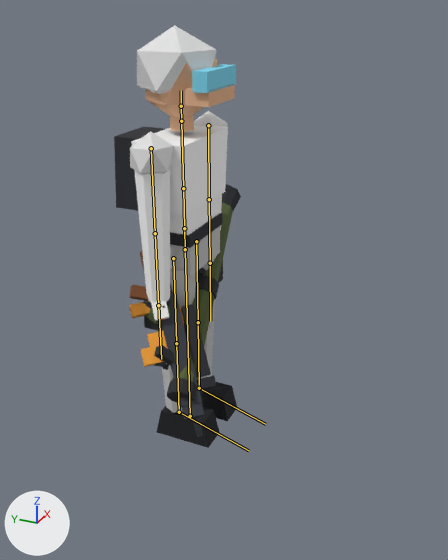
The glTF model client/public/models/player.glb as it was, and as the next commit left it.
One viewpoint serves both versions: a 50 mm camera at (-2.26, -1.21, 1.92) aimed at (-0.1, -0.23, 0.84). Arrows for +X, +Y and +Z are at lower left; the lights stay in place. The older version comes first. The bones that change, and the others that lie on the model, are drawn over the model as lines.

Objects in the first picture: 'Player', 'weapon_ak5', 'weapon_bandage', 'weapon_carl_gustaf', 'weapon_grenade', 'weapon_revolver', 'weapon_sniper'.
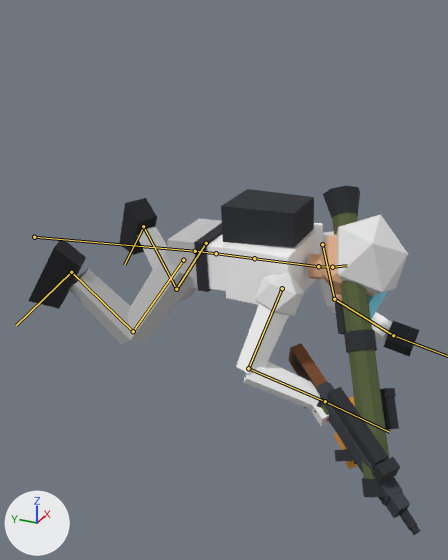
The newer file adds an action. The first version stands in its rest pose; the second is drawn at frame 20 of the action 'dive_fwd'.

Location of each change, [x1, y1, x2, y2] in pixels of the pictures (448 x 560 px):
'Player', posed (216% wider, 47% shorter)
    before: [114, 25, 237, 448]
    after: [28, 189, 419, 412]
'weapon_carl_gustaf', posed (12% narrower, 42% taller)
    before: [154, 184, 241, 403]
    after: [323, 186, 399, 498]
'weapon_sniper', posed
    before: [140, 251, 216, 437]
    after: [288, 343, 420, 535]
'weapon_ak5', posed (72% wider)
    before: [129, 256, 202, 432]
    after: [291, 353, 417, 530]
'weapon_bandage', posed
    before: [151, 300, 169, 321]
    after: [311, 405, 329, 426]
'weapon_revolver', posed (not visible afterwards)
    before: [129, 285, 169, 370]
'weapon_grenade', posed (mostly hidden afterwards)
    before: [145, 306, 182, 324]
    after: [321, 396, 329, 415]
bone 'root', root to tip
    before: (190, 416) to (185, 249)
    after: (34, 237) to (195, 251)
bone 'hips', root to tip
    before: (185, 249) to (184, 228)
    after: (195, 251) to (216, 253)
bone 'spine', root to tip
    before: (184, 228) to (183, 188)
    after: (216, 253) to (254, 258)
bone 'chest', root to tip
    before: (183, 188) to (181, 121)
    after: (254, 258) to (318, 266)
bone 'neck', root to tip
    before: (181, 121) to (181, 106)
    after: (318, 266) to (332, 267)
bone 'head', root to tip
    before: (181, 106) to (181, 90)
    after: (332, 267) to (347, 265)
bone 'upper_arm_L', root to tip
    before: (208, 125) to (209, 199)
    after: (322, 244) to (334, 299)
bone 'forearm_L', root to tip
    before: (209, 199) to (210, 263)
    after: (334, 299) to (393, 335)
bone 'upper_arm_R', root to tip
    before: (151, 148) to (155, 233)
    after: (282, 288) to (248, 368)
bone 'forearm_R', root to tip
    before: (155, 233) to (158, 305)
    after: (248, 368) to (325, 401)
bone 'hand_R', root to tip
    before: (158, 305) to (161, 359)
    after: (325, 401) to (389, 432)
bone 'thigh_L', root to tip
    before: (196, 241) to (198, 322)
    after: (206, 243) to (176, 289)
bone 'shin_L', root to tip
    before: (198, 322) to (199, 388)
    after: (176, 289) to (143, 226)
bone 'foot_L', root to tip
    before: (199, 388) to (265, 424)
    after: (143, 226) to (124, 265)
bone 'thigh_R', root to tip
    before: (173, 258) to (176, 343)
    after: (183, 260) to (133, 331)
bone 'shin_R', root to tip
    before: (176, 343) to (179, 412)
    after: (133, 331) to (71, 272)
bone 'foot_R', root to tip
    before: (179, 412) to (248, 450)
    after: (71, 272) to (16, 325)

The edits, one by one:
Bone 'root' (bone_root) moves from (0.0, 0.0, 0.0) to (0.0, 0.829, -0.847).
Bone 'root' (bone_root) turns from (0, 0, 0) to (85, 0, 0) degrees about its own x, y and z.
Bone 'hips' (bone_hips) turns from (0, 0, 0) to (2, 0, 0) degrees about its own x, y and z.
Bone 'spine' (bone_spine) turns from (0, 0, 0) to (-1, 0, 1) degrees about its own x, y and z.
Bone 'chest' (bone_chest) turns from (0, 0, 0) to (0, 0, 1) degrees about its own x, y and z.
Bone 'neck' (bone_neck) turns from (0, 0, 0) to (-6, 0, 0) degrees about its own x, y and z.
Bone 'head' (bone_head) turns from (0, 0, 0) to (-8, -1, 0) degrees about its own x, y and z.
Bone 'upper_arm_L' (bone_upper_arm_l) turns from (0, 0, 0) to (-86, -21, -23) degrees about its own x, y and z.
Bone 'forearm_L' (bone_forearm_l) turns from (0, 0, 0) to (-91, -18, 83) degrees about its own x, y and z.
Bone 'hand_L' (bone_hand_l) turns from (0, 0, 0) to (-13, 0, 0) degrees about its own x, y and z.
Bone 'upper_arm_R' (bone_upper_arm_r) turns from (0, 0, 0) to (-68, 13, 20) degrees about its own x, y and z.
Bone 'forearm_R' (bone_forearm_r) turns from (0, 0, 0) to (-88, 2, -81) degrees about its own x, y and z.
Bone 'hand_R' (bone_hand_r) turns from (0, 0, 0) to (-11, 0, 0) degrees about its own x, y and z.
Bone 'thigh_L' (bone_thigh_l) turns from (0, 0, 0) to (-50, 0, -27) degrees about its own x, y and z.
Bone 'shin_L' (bone_shin_l) turns from (0, 0, 0) to (95, 0, 0) degrees about its own x, y and z.
Bone 'foot_L' (bone_foot_l) turns from (0, 0, 0) to (-21, 0, 0) degrees about its own x, y and z.
Bone 'thigh_R' (bone_thigh_r) turns from (0, 0, 0) to (-53, 0, 23) degrees about its own x, y and z.
Bone 'shin_R' (bone_shin_r) turns from (0, 0, 0) to (105, 0, 0) degrees about its own x, y and z.
Bone 'foot_R' (bone_foot_r) turns from (0, 0, 0) to (-20, 0, 0) degrees about its own x, y and z.
